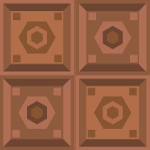
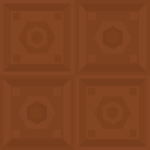
Layer changes from the first 150 x 150 image to the second:
"Layer 0 copy": opacity 65% → 21%, blend normal → lighter color over 0, 0, 150, 150
added layer "Layer 1" above "Layer 0" over 0, 0, 150, 150
